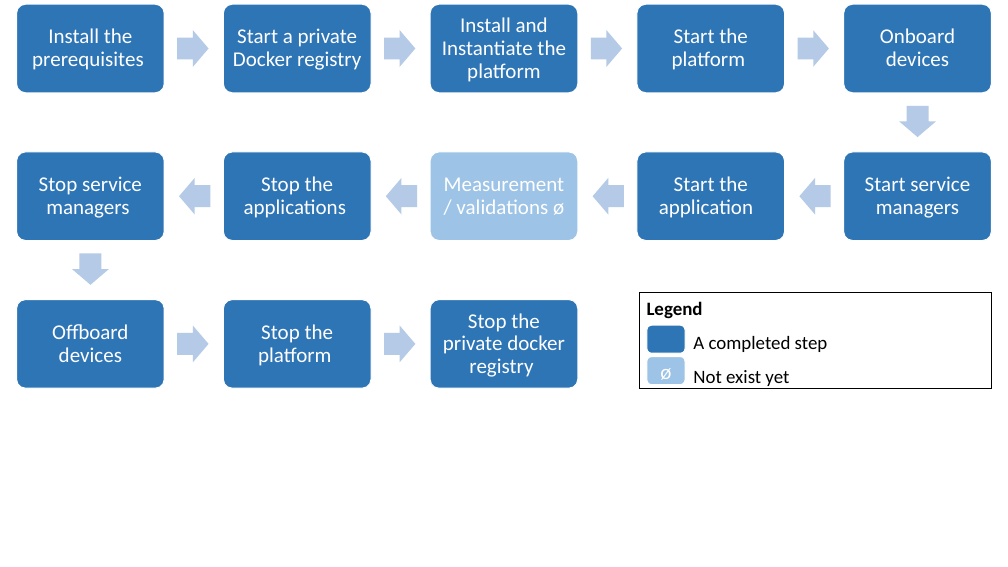
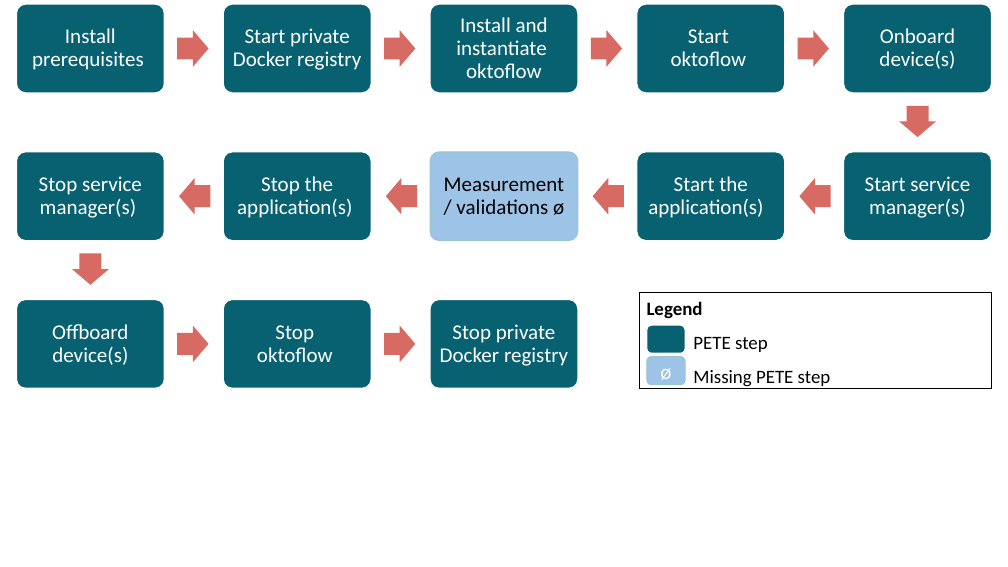
Before and after one commit to iip-ecosphere/platform, a slide deck: slide 63 of platform/documentation/src/HandbookFigures.pptx. Drawn at 1008x567 pixels with LibreOffice and Linux fonts; fonts in the diff are those of the drawing. Boxes give left, top, right and bottom in pixels: in the first picture for what was removed or moved away, otherwise in the second. Text is boxed around its words. In the diff, an @@ line names an element or a change of style, - is before the commit and + after.

```diff
--- a/platform/documentation/src/HandbookFigures.pptx
+++ b/platform/documentation/src/HandbookFigures.pptx
@@ text at bbox=[32, 28, 144, 70]: text changed @@
-Install the prerequisites
+Install prerequisites
@@ text at bbox=[233, 28, 361, 70]: text changed @@
-Start a private Docker registry
+Start private Docker registry
@@ text at bbox=[456, 17, 548, 78]: text changed @@
-Install and Instantiate the platform
+Install and instantiate oktoflow
@@ text at bbox=[671, 29, 747, 66]: text changed @@
-Start the platform
+Start
+oktoflow
@@ text at bbox=[879, 28, 955, 69]: text changed @@
-Onboard devices
+Onboard device(s)
@@ text at bbox=[39, 176, 142, 218]: text changed @@
-Stop service managers
+Stop service manager(s)
@@ text at bbox=[237, 176, 352, 218]: text changed @@
-Stop the applications
+Stop the application(s)
@@ rounded rectangle at bbox=[430, 152, 578, 240]: outline #FFFFFF 1 pt to #9CC5D1 1 pt @@
@@ text "Measurement / validations ø" at bbox=[444, 177, 564, 215]: text colour #FFFFFF to #000000 @@
@@ text at bbox=[648, 176, 763, 218]: text changed @@
-Start the application
+Start the application(s)
@@ text at bbox=[865, 176, 970, 218]: text changed @@
-Start service managers
+Start service manager(s)
@@ fill #2E75B6 to #086171 in 13 elements at bbox=[647, 325, 686, 353], bbox=[17, 5, 164, 93], bbox=[223, 5, 371, 93], bbox=[430, 5, 578, 93], bbox=[637, 5, 785, 93], bbox=[844, 5, 991, 93], bbox=[844, 152, 991, 240], bbox=[637, 152, 785, 240], bbox=[223, 152, 371, 240], bbox=[17, 152, 164, 240], bbox=[17, 299, 164, 388], bbox=[223, 299, 371, 388], bbox=[430, 299, 578, 388] @@
@@ text at bbox=[52, 324, 128, 365]: text changed @@
-Offboard devices
+Offboard device(s)
@@ text at bbox=[257, 325, 333, 362]: text changed @@
-Stop the platform
+Stop
+oktoflow
@@ fill #B5CBE7 to #D76A63 in 12 elements at bbox=[178, 30, 209, 67], bbox=[384, 30, 415, 67], bbox=[591, 30, 622, 67], bbox=[798, 30, 829, 67], bbox=[899, 105, 936, 136], bbox=[799, 178, 830, 214], bbox=[593, 178, 624, 214], bbox=[386, 178, 417, 214], bbox=[179, 178, 210, 214], bbox=[72, 254, 109, 285], bbox=[178, 326, 209, 362], bbox=[384, 326, 415, 362] @@
@@ text at bbox=[440, 324, 568, 366]: text changed @@
-Stop the private docker registry
+Stop private Docker registry
@@ rounded rectangle "ø" at bbox=[647, 357, 686, 385]: outline #FFFFFF 1 pt to #9CC5D1 1 pt @@
@@ text in rectangle at bbox=[693, 337, 831, 389]: text changed @@
-A completed step
-Not exist yet
+PETE step
+Missing PETE step
```
Also in this commit, not shown: 1 other slide changed, 3 other files.
